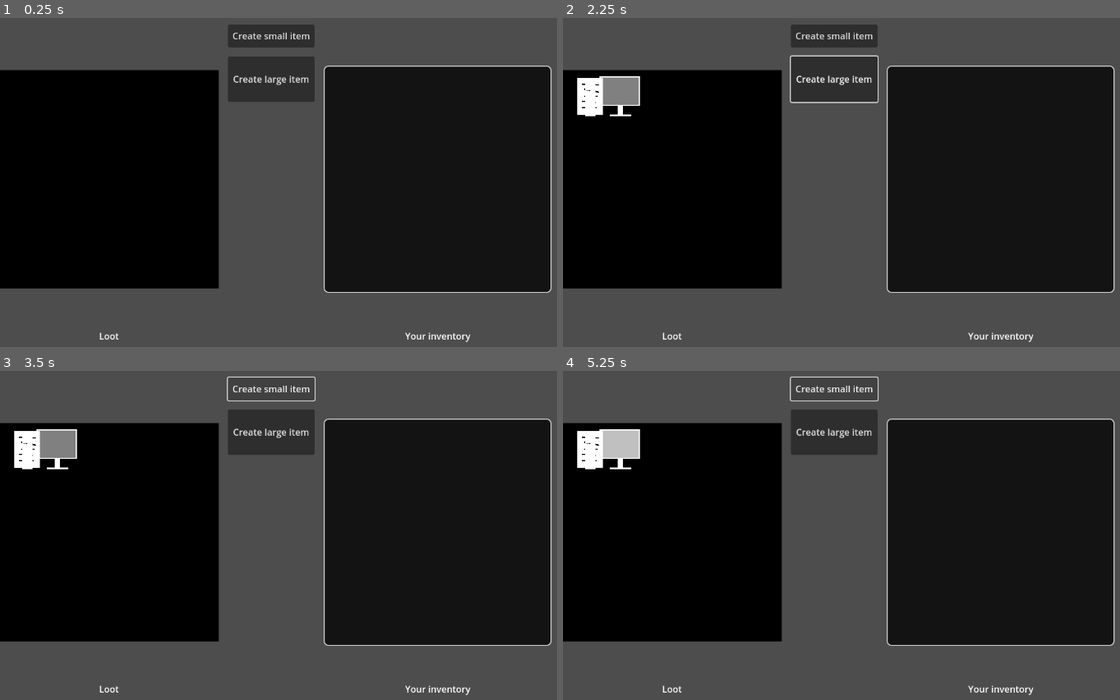
Above: before the commit, frames 1-4 (two rows, left to right).
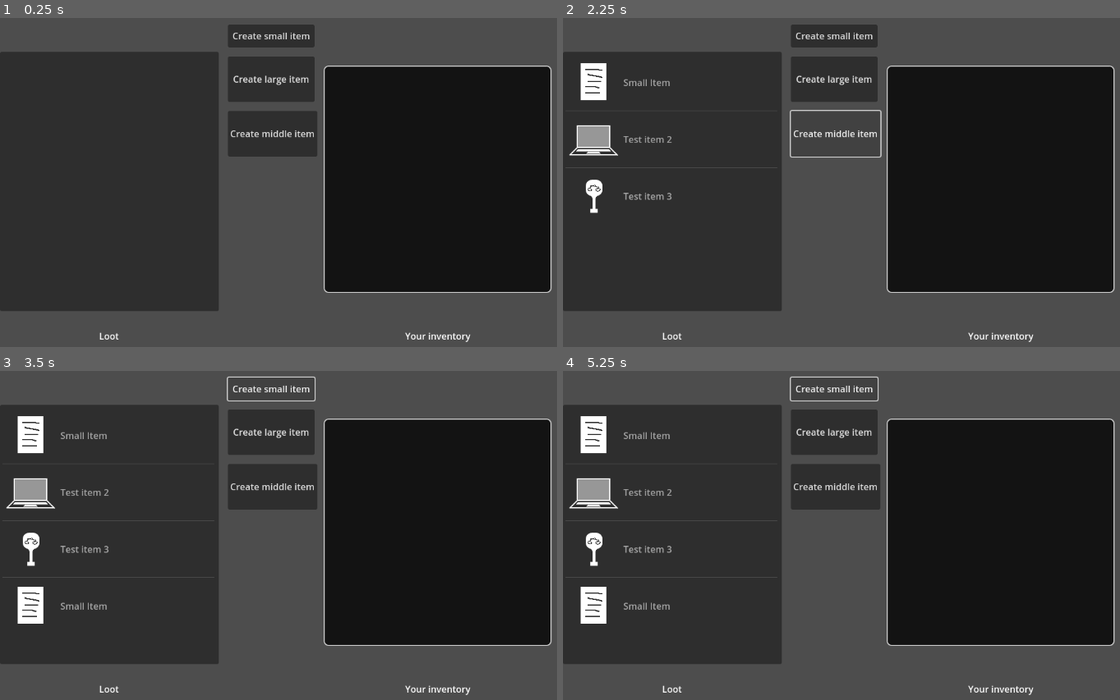
Above: after the commit, the same moments.

Repository: Yni-Viar/godot-scalable-inventory
Game: Godot game, scene res://InventorySystem/StorageInventory/InventorySpace.tscn
Same seed, same stepped clock (60 frames per second), same inputs: the game is played once before the commit and once after it. Before the commit the project starts from res://InventorySystem/InventoryPanel.tscn.
Inputs (mouse positions are in pixels of both pictures, inside the frame that each line leads up to):
- Up to frame 1 (0.25 s): no input
- Up to frame 2 (2.25 s): click "Create small item" at 0.5 s; click "Create large item" at 1.25 s; click (835, 133) at 2 s, where only the run after the commit has a clickable "Create middle item"
- Up to frame 3 (3.5 s): click "Create small item" at 2.75 s
- Up to frame 4 (5.25 s): click "Create large item" at 3.5 s; click (835, 486) at 4.25 s, where only the run after the commit has a clickable "Create middle item"; click "Create small item" at 5 s

The runs differ from the first frame. In frame 1, 33% of the frame differs, in the area x 0-57%, y 10-90%; in frame 2, 31%; in frame 3, 33%; in frame 4, 33%.

Commit message:
Scalable inventory V2

Diff:
--- a/src/InventorySystem/InventoryDock.gd
+++ /dev/null
@@ -1,17 +0,0 @@
-extends ColorRect
-## Made by Yni, licensed under Unlicense.
-
-# Called when the node enters the scene tree for the first time.
-#func _ready():
-	#pass # Replace with function body.
-
-
-# Called every frame. 'delta' is the elapsed time since the previous frame.
-#func _process(delta):
-	#pass
-
-func _gui_input(event):
-	#if Input.is_action_just_released("inventory_select"):
-		#get_parent().get_parent().get_parent().rpc("hold_item", -1)
-		#get_tree().root.get_node("Main/Game/PlayerUI").input_values("inventory")
-	pass
--- /dev/null
+++ b/src/InventorySystem/Items/HighItem.tres
@@ -0,0 +1,22 @@
+[gd_resource type="Resource" script_class="Item" load_steps=4 format=3 uid="uid://ccgr3lh4u7jg0"]
+
+[ext_resource type="Script" path="res://InventorySystem/Items/Item.gd" id="1_nwpi3"]
+[ext_resource type="Texture2D" uid="uid://buc0f503d16yc" path="res://InventorySystem/Items/Res/disarmer_slot.png" id="2_oaoe2"]
+[ext_resource type="Texture2D" uid="uid://b1okrwn1wfolr" path="res://InventorySystem/Items/Res/disarmer.png" id="3_detqt"]
+
+[resource]
+script = ExtResource("1_nwpi3")
+id = 2
+name = "Test item 3"
+texture_tiled = ExtResource("3_detqt")
+texture_slot = ExtResource("2_oaoe2")
+pickable_path = ""
+pickup_sound_path = ""
+size = Vector2i(1, 2)
+one_time_use = false
+usage = 0
+upgrade_rough = Array[int]([])
+upgrade_coarse = Array[int]([])
+upgrade_one_to_one = Array[int]([])
+upgrade_fine = Array[int]([])
+upgrade_very_fine = Array[int]([])
--- a/src/InventorySystem/Items/Item.gd
+++ b/src/InventorySystem/Items/Item.gd
@@ -1,38 +1,20 @@
 extends Resource
-## Made by Yni, licensed under Unlicense.
+## Made by Yni, licensed under CC0.
 class_name Item
 
-@export var id: int
-@export var name: String
-@export var texture: Texture2D
-@export var size: Vector2i
-@export var pickable_path: String
-@export var pickup_sound_path: String
-@export var first_person_prefab_path: String
+enum Usage {NORMAL, ONE_TIME, ONE_TIME_DROP}
+
+@export var id: int = 0
+@export var name: String = ""
+@export var texture_tiled: Texture2D = null
+@export var texture_slot: Texture2D = null
+@export var pickable_path: String = ""
+@export var pickup_sound_path: String = ""
+@export var size: Vector2i = Vector2i.ZERO
 @export var one_time_use: bool
-@export var upgrade_rough: Array[int]
-@export var upgrade_coarse: Array[int]
-@export var upgrade_one_to_one: Array[int]
-@export var upgrade_fine: Array[int]
-@export var upgrade_very_fine: Array[int]
-
-
-# Make sure that every parameter has a default value.
-# Otherwise, there will be problems with creating and editing
-# your resource via the inspector.
-func _init(p_id = 0, p_name = "", p_texture = null, p_size = Vector2i.ZERO, p_pickable_path = "", p_pickup_sound_path = "",
-p_first_person_prefab_path = "", p_one_time_use = false, p_rough: Array[int] = [], p_coarse: Array[int] = [],
-p_one_to_one: Array[int] = [], p_fine: Array[int] = [], p_very_fine: Array[int] = []):
-	id = p_id
-	name = p_name
-	texture = p_texture
-	size = p_size
-	pickable_path = p_pickable_path
-	pickup_sound_path = p_pickup_sound_path
-	first_person_prefab_path = p_first_person_prefab_path
-	one_time_use = p_one_time_use
-	upgrade_rough = p_rough
-	upgrade_coarse = p_coarse
-	upgrade_one_to_one = p_one_to_one
-	upgrade_fine = p_fine
-	upgrade_very_fine = p_very_fine
+@export var usage: Usage = Usage.NORMAL
+@export var upgrade_rough: Array[int] = []
+@export var upgrade_coarse: Array[int] = []
+@export var upgrade_one_to_one: Array[int] = []
+@export var upgrade_fine: Array[int] = []
+@export var upgrade_very_fine: Array[int] = []
--- a/src/InventorySystem/Items/ItemRes.gd
+++ b/src/InventorySystem/Items/ItemRes.gd
@@ -1,5 +1,5 @@
 extends Resource
-## Made by Yni, licensed under Unlicense.
+## Made by Yni, licensed under CC0.
 class_name ItemRes
 
 
--- a/src/InventorySystem/Items/Items.tres
+++ b/src/InventorySystem/Items/Items.tres
@@ -1,9 +1,11 @@
-[gd_resource type="Resource" script_class="ItemRes" load_steps=4 format=3 uid="uid://ct7jbvbfedfef"]
+[gd_resource type="Resource" script_class="ItemRes" load_steps=6 format=3 uid="uid://ct7jbvbfedfef"]
 
+[ext_resource type="Script" path="res://InventorySystem/Items/Item.gd" id="1_i02hd"]
 [ext_resource type="Resource" uid="uid://b5yg7g3px168a" path="res://InventorySystem/Items/SmallItem.tres" id="1_kr5q5"]
 [ext_resource type="Script" path="res://InventorySystem/Items/ItemRes.gd" id="1_m5mtg"]
 [ext_resource type="Resource" uid="uid://dqd5j5hc2ur27" path="res://InventorySystem/Items/LargeItem.tres" id="2_mkuib"]
+[ext_resource type="Resource" uid="uid://ccgr3lh4u7jg0" path="res://InventorySystem/Items/HighItem.tres" id="4_toc5d"]
 
 [resource]
 script = ExtResource("1_m5mtg")
-items = Array[Resource("res://InventorySystem/Items/Item.gd")]([ExtResource("1_kr5q5"), ExtResource("2_mkuib")])
+items = Array[ExtResource("1_i02hd")]([ExtResource("1_kr5q5"), ExtResource("2_mkuib"), ExtResource("4_toc5d")])
--- a/src/InventorySystem/Items/LargeItem.tres
+++ b/src/InventorySystem/Items/LargeItem.tres
@@ -1,18 +1,20 @@
-[gd_resource type="Resource" script_class="Item" load_steps=3 format=3 uid="uid://dqd5j5hc2ur27"]
+[gd_resource type="Resource" script_class="Item" load_steps=4 format=3 uid="uid://dqd5j5hc2ur27"]
 
 [ext_resource type="Script" path="res://InventorySystem/Items/Item.gd" id="1_j3j5r"]
-[ext_resource type="Texture2D" uid="uid://bu7yapxm6r47i" path="res://InventorySystem/Items/Res/test1.png" id="2_i5n6w"]
+[ext_resource type="Texture2D" uid="uid://byknqauqc6inv" path="res://InventorySystem/Items/Res/pc_slot.png" id="2_j5ukg"]
+[ext_resource type="Texture2D" uid="uid://clkak0arkk474" path="res://InventorySystem/Items/Res/pc.png" id="3_2tyct"]
 
 [resource]
 script = ExtResource("1_j3j5r")
 id = 1
 name = "Test item 2"
-texture = ExtResource("2_i5n6w")
-size = Vector2i(2, 2)
+texture_tiled = ExtResource("3_2tyct")
+texture_slot = ExtResource("2_j5ukg")
 pickable_path = ""
 pickup_sound_path = ""
-first_person_prefab_path = ""
+size = Vector2i(2, 2)
 one_time_use = false
+usage = 0
 upgrade_rough = Array[int]([])
 upgrade_coarse = Array[int]([])
 upgrade_one_to_one = Array[int]([])
--- a/src/InventorySystem/Items/SmallItem.tres
+++ b/src/InventorySystem/Items/SmallItem.tres
@@ -7,12 +7,13 @@
 script = ExtResource("1_3otqs")
 id = 0
 name = "Small Item"
-texture = ExtResource("2_cejjs")
-size = Vector2i(1, 1)
+texture_tiled = ExtResource("2_cejjs")
+texture_slot = ExtResource("2_cejjs")
 pickable_path = ""
 pickup_sound_path = ""
-first_person_prefab_path = ""
+size = Vector2i(1, 1)
 one_time_use = false
+usage = 0
 upgrade_rough = Array[int]([])
 upgrade_coarse = Array[int]([])
 upgrade_one_to_one = Array[int]([])
--- /dev/null
+++ b/src/InventorySystem/MiniInventory/Inventory.gd
@@ -0,0 +1,58 @@
+extends Node
+## Simple inventory
+## Created by Yni, licensed under CC0
+class_name Inventory
+
+signal update_inventory
+## Where the items are contained
+@export var inventory_storage: Array[Item] = []
+## Inventory size
+@export var size: int:
+	set(val):
+		size = val
+		inventory_storage.clear()
+		if val > 1:
+			for i in range(size):
+				inventory_storage.append(null)
+
+# Called when the node enters the scene tree for the first time.
+func _ready() -> void:
+	size = get_parent().max_items_outside_inventory
+
+
+# Called every frame. 'delta' is the elapsed time since the previous frame.
+func _process(delta: float) -> void:
+	pass
+
+## Adds item as last
+func add_item(item: Item) -> bool:
+	for i in range(size):
+		if inventory_storage[i] != null:
+			continue
+		else:
+			inventory_storage[i] = item
+			update_inventory.emit()
+			return true
+	printerr("The max item limit is reached")
+	return false
+## Sets item by id
+func set_item(id: int, item: Item) -> bool:
+	if id > size || id < 0:
+		printerr("Value not valid")
+		return false
+	inventory_storage[id] = item
+	update_inventory.emit()
+	return true
+## Finds and removes item.
+func remove_item(id: int, drop: bool) -> void:
+	#if drop:
+		#get_tree().root.get_node("Game/Items").object_spawner(inventory_storage[id], get_parent().global_position)
+	inventory_storage.pop_at(id)
+	inventory_storage.append(null)
+	update_inventory.emit()
+## Finds item by name
+func find_item(item_name: String) -> Item:
+	for inv in inventory_storage:
+		if inv.name == item_name:
+			return inv
+	return null
--- /dev/null
+++ b/src/InventorySystem/MiniInventory/InventoryUI.gd
@@ -0,0 +1,114 @@
+extends ItemList
+## Inventory UI
+## Created by Yni, licensed under CC0
+
+var interact_busy: bool = false
+var inv: Inventory
+var using_index: int = -1
+	#set(val):
+		#get_parent().get_node("UseItem").disabled = (val == -1)
+		#get_parent().get_node("RemoveItem").disabled = (val == -1)
+		#using_index = val
+
+# Called when the node enters the scene tree for the first time.
+func _ready() -> void:
+	pass # Replace with function body.
+
+
+# Called every frame. 'delta' is the elapsed time since the previous frame.
+func _process(delta: float) -> void:
+	pass
+
+## Updates item list, by removing previous content, and ading new.
+## Do NOT call this in process - it may cause lag.
+func update_inventory(inventory: Inventory):
+	clear()
+	inv = inventory
+	for inv in inventory.inventory_storage:
+		if inv != null:
+			add_item(inv.name, inv.texture_slot, true)
+
+
+func _on_item_clicked(index: int, at_position: Vector2, mouse_button_index: int) -> void:
+	using_index = index
+
+	# Example code from SCP: Containing Procedures
+	#var pickable_path: String = inv.inventory_storage[using_index].pickable_path
+	#var puppet_mesh = inv.get_parent().get_node("Puppet")
+	#puppet_mesh.secondary_state = puppet_mesh.SecondaryState.ITEM
+	#if puppet_mesh.get_node_or_null(puppet_mesh.armature_name + "/Skeleton3D/ItemAttachment/Marker3D") != null:
+		#var puppet_hand: Marker3D = puppet_mesh.get_node(puppet_mesh.armature_name + "/Skeleton3D/ItemAttachment/Marker3D")
+		#if puppet_hand.get_children().size() > 0:
+			#for item in puppet_hand.get_children():
+				#item.queue_free()
+		#var pickable: ItemPickable = load(pickable_path).instantiate()
+		#pickable.freeze = true
+		#puppet_mesh.get_node(puppet_mesh.armature_name + "/Skeleton3D/ItemAttachment/Marker3D").add_child(pickable)
+
+## Sample interact with Tileable inventory
+func _on_item_activated(index: int) -> void:
+	var item: InventorySlot = get_parent().add_item(inv.inventory_storage[index].id)
+	var inv_panel: InventorySpace = get_parent().get_node("InventoryPanel")
+	for i in range(inv_panel.max_items.x):
+		for j in range(inv_panel.max_items.y):
+			if get_parent().item_move(item, Vector2(get_parent().tile_size.x * i + 8, get_parent().tile_size.y * j + 8)):
+				get_parent().get_node("TileInventory").remove_item(index, false)
+				return
+	item.queue_free()
+
+
+#func _on_use_item_button_down() -> void:
+	#if !interact_busy && using_index != -1:
+		#interact_busy = true
+		#match inv.inventory_storage[using_index].usage:
+			#0:
+				#Only use, not remove
+				#use_or_remove(1)
+			#1:
+				# Use AND remove
+				#use_or_remove(2)
+			#2:
+				# Use and drop
+				#use_or_remove(3)
+
+
+#func _on_remove_item_button_down() -> void:
+	#if !interact_busy && using_index != -1:
+		#interact_busy = true
+		# Only remove, not use
+		#use_or_remove(0)
+
+#func _on_button_up() -> void:
+	#interact_busy = false
+
+# usage: 0 is "remove", 1 is "use", 2 is "use and remove", 3 is "use and drop"
+# Example code from SCP: Containing Procedures
+#func use_or_remove(usage: int):
+	#var pickable_path: String = inv.inventory_storage[using_index].pickable_path
+	#var pickable: ItemPickable
+	#if usage == 3: # Drop item and use them
+		#pickable = load(pickable_path).instantiate()
+		#pickable.freeze = false
+		#pickable.position = inv.get_parent().global_position
+		#get_tree().root.get_node("Game/Items").add_child(pickable)
+		#pickable.call("use", inv.get_parent(), inv.get_parent())
+	#var puppet_mesh = inv.get_parent().get_node("Puppet")
+	#if puppet_mesh.get_node_or_null(puppet_mesh.armature_name + "/Skeleton3D/ItemAttachment/Marker3D") != null:
+		#var puppet_hand: Marker3D = puppet_mesh.get_node(puppet_mesh.armature_name + "/Skeleton3D/ItemAttachment/Marker3D")
+		#if puppet_hand.get_children().size() > 0:
+			#if usage == 1 || usage == 2: # Use item, while holding in hand
+				#pickable = puppet_hand.get_child(0)
+				#pickable.call("use", inv.get_parent(), inv.get_parent())
+			#if usage != 1:
+				#for item in puppet_hand.get_children():
+					#item.queue_free()
+	#if usage == 0 || usage == 2 || usage == 3: #Remove the item from the inventory
+		#if usage == 0:
+			#inv.remove_item(using_index, true)
+		#else:
+			#inv.remove_item(using_index, false)
+		#update_inventory(inv)
+
+
+func _on_inventory_update_inventory() -> void:
+	update_inventory(get_parent().get_node("TileInventory"))
--- a/src/InventorySystem/InventoryManagement.gd
+++ b/src/InventorySystem/StorageInventory/InventoryManagement.gd
@@ -39,19 +39,20 @@
 
 #@rpc("any_peer", "call_local")
 ## Adds item to loot storage
-func add_item(item_id: int):
+func add_item(item_id: int) -> InventorySlot:
 	if item_counter >= max_items_outside_inventory:
 		return
 	else:
 		item_counter += 1
 	var item: Item = item_res_path.items[item_id]
 	var item_prefab: InventorySlot = InventorySlot.new()
-	item_prefab.global_position = $DockPanel.global_position
+	item_prefab.global_position = Vector2(-16, -16)
 	item_prefab.item_id = item.id
-	item_prefab.texture = item.texture
+	item_prefab.texture = item.texture_tiled
 	item_prefab.mouse_filter = Control.MOUSE_FILTER_STOP
 	item_prefab.connect("gui_input", Callable(self, "on_gui_input").bind(item_prefab))
 	add_child(item_prefab, true)
+	return item_prefab
 ## Handles selecting and removing items
 func on_gui_input(event: InputEvent, prefab: InventorySlot):
 	if event.is_action_pressed("inventory_select"):
@@ -81,24 +82,28 @@
 
 	if event.is_action_released("inventory_remove_item"):
 		remove_item(prefab.get_path(), true)
-## Moves item to the inventory or cheange position inside inventory.
-func item_move(item: InventorySlot, pos: Vector2):
-	if item.first_start:
+## Moves item to the inventory or change position inside inventory.
+func item_move(item: InventorySlot, pos: Vector2) -> bool:
+	var status: bool = true
+	item.position = ($InventoryPanel.global_position + pos).snapped(tile_size)
+	if !$InventoryPanel.get_rect().intersection(item.get_rect()) == item.get_rect():
+		item.position = item_prev_position
+		status = false
+	for item_check in items_array:
+		if item_check.name != item.name:
+			if item_check.get_rect().intersects(item.get_rect()):
+				item.position = item_prev_position
+				status = false
+	if item.first_start && status:
 		item_counter -= 1
 		items_array.append(item)
 		item_added.emit(item.item_id)
 		item.first_start = false
-	item.position = ($InventoryPanel.global_position + pos).snapped(tile_size)
-	if !$InventoryPanel.get_rect().intersection(item.get_rect()) == item.get_rect():
-		item.position = item_prev_position
-	for item_check in items_array:
-		if item_check.name != item.name:
-			if item_check.get_rect().intersection(item.get_rect()) == item.get_rect():
-				item.position = item_prev_position
 	item_prev_position = Vector2.ZERO
+	return status
 ## Removes item and calls signal (e.g. for dropping item on the ground)
-@rpc("any_peer", "call_local")
-func remove_item(prefab_path: String, spawn_item: bool):
+#@rpc("any_peer", "call_local")
+func remove_item(prefab_path: String, spawn_item: bool) -> void:
 	var prefab = get_node(prefab_path)
 	prefab.disconnect("gui_input", Callable(self, "on_gui_input").bind(prefab))
 	#if spawn_item:
@@ -109,7 +114,7 @@
 	items_array.erase(prefab)
 	prefab.queue_free()
 ## Helper function, for removing item by it's index, dependent on remove_item function
-func remove_item_by_index(index: int, spawn_item: bool):
+func remove_item_by_index(index: int, spawn_item: bool) -> void:
 	var item: Item = item_res_path.items[index]
 	for node in get_children():
 		if "item_id" in node:
--- a/src/InventorySystem/InventorySlot.tscn
+++ b/src/InventorySystem/StorageInventory/InventorySlot.tscn
@@ -1,6 +1,6 @@
 [gd_scene load_steps=2 format=3 uid="uid://c625o73wt84tt"]
 
-[ext_resource type="Script" path="res://InventorySystem/InventorySlot.gd" id="1_vhstn"]
+[ext_resource type="Script" path="res://InventorySystem/StorageInventory/InventorySlot.gd" id="1_vhstn"]
 
 [node name="InventorySlot" type="TextureRect"]
 offset_right = 32.0
--- a/src/InventorySystem/InventoryPanel.gd
+++ b/src/InventorySystem/StorageInventory/InventorySpace.gd
@@ -1,6 +1,9 @@
 extends Panel
 ## Inventory panel.
 ## Made by Yni, licensed under Unlicense.
+class_name InventorySpace
+
+@export var max_items: Vector2i = Vector2i(4, 4)
 
 # Called when the node enters the scene tree for the first time.
 #func _ready():
--- a/src/InventorySystem/InventoryPanel.tscn
+++ b/src/InventorySystem/StorageInventory/InventorySpace.tscn
@@ -1,9 +1,10 @@
-[gd_scene load_steps=6 format=3 uid="uid://de8sgghqvldw3"]
+[gd_scene load_steps=7 format=3 uid="uid://de8sgghqvldw3"]
 
-[ext_resource type="Script" path="res://InventorySystem/InventoryManagement.gd" id="1_yykdm"]
-[ext_resource type="Script" path="res://InventorySystem/InventoryDock.gd" id="4_2xcnr"]
-[ext_resource type="Script" path="res://InventorySystem/InventoryPanel.gd" id="4_ss8mb"]
-[ext_resource type="Script" path="res://InventorySystem/Test.gd" id="5_mjofq"]
+[ext_resource type="Script" path="res://InventorySystem/StorageInventory/InventoryManagement.gd" id="1_ofdvd"]
+[ext_resource type="Script" path="res://InventorySystem/StorageInventory/InventorySpace.gd" id="2_5nrmb"]
+[ext_resource type="Script" path="res://InventorySystem/Test.gd" id="3_cxk41"]
+[ext_resource type="Script" path="res://InventorySystem/MiniInventory/InventoryUI.gd" id="4_4f5k2"]
+[ext_resource type="Script" path="res://InventorySystem/MiniInventory/Inventory.gd" id="5_7m7qb"]
 
 [sub_resource type="StyleBoxFlat" id="StyleBoxFlat_5oml0"]
 bg_color = Color(0, 0, 0, 0.752941)
@@ -24,37 +25,23 @@
 grow_horizontal = 2
 grow_vertical = 2
 mouse_filter = 2
-script = ExtResource("1_yykdm")
+script = ExtResource("1_ofdvd")
 
 [node name="InventoryPanel" type="Panel" parent="."]
 layout_mode = 1
 anchors_preset = -1
 anchor_left = 0.667
-anchor_top = 0.691
+anchor_top = 0.444
 anchor_right = 0.667
-anchor_bottom = 0.691
+anchor_bottom = 0.444
 offset_left = -200.384
-offset_top = -359.768
+offset_top = -199.712
 offset_right = 199.616
-offset_bottom = 40.232
+offset_bottom = 200.288
 grow_horizontal = 2
 grow_vertical = 2
 theme_override_styles/panel = SubResource("StyleBoxFlat_5oml0")
-script = ExtResource("4_ss8mb")
-
-[node name="DockPanel" type="ColorRect" parent="."]
-layout_mode = 1
-anchors_preset = -1
-anchor_left = 0.167
-anchor_top = 0.444
-anchor_right = 0.167
-anchor_bottom = 0.444
-offset_left = -192.384
-offset_top = -191.712
-offset_right = 191.616
-offset_bottom = 192.288
-color = Color(0, 0, 0, 1)
-script = ExtResource("4_2xcnr")
+script = ExtResource("2_5nrmb")
 
 [node name="Label" type="Label" parent="."]
 layout_mode = 1
@@ -114,8 +101,43 @@
 offset_right = 76.224
 offset_bottom = 39.896
 text = "Create large item"
-script = ExtResource("5_mjofq")
+script = ExtResource("3_cxk41")
 item_index = 1
+
+[node name="Button3" type="Button" parent="."]
+layout_mode = 1
+anchors_preset = -1
+anchor_left = 0.417
+anchor_top = 0.321
+anchor_right = 0.417
+anchor_bottom = 0.321
+offset_left = -80.384
+offset_top = -40.008
+offset_right = 76.616
+offset_bottom = 39.992
+text = "Create middle item"
+script = ExtResource("3_cxk41")
+item_index = 2
+
+[node name="ItemList" type="ItemList" parent="."]
+layout_mode = 1
+anchors_preset = -1
+anchor_left = 0.167
+anchor_top = 0.451
+anchor_right = 0.167
+anchor_bottom = 0.451
+offset_left = -192.384
+offset_top = -228.248
+offset_right = 191.616
+offset_bottom = 227.752
+script = ExtResource("4_4f5k2")
+
+[node name="TileInventory" type="Node" parent="."]
+script = ExtResource("5_7m7qb")
 
 [connection signal="pressed" from="Button" to="Button" method="_on_pressed"]
 [connection signal="pressed" from="Button2" to="Button2" method="_on_pressed"]
+[connection signal="pressed" from="Button3" to="Button3" method="_on_pressed"]
+[connection signal="item_activated" from="ItemList" to="ItemList" method="_on_item_activated"]
+[connection signal="item_clicked" from="ItemList" to="ItemList" method="_on_item_clicked"]
+[connection signal="update_inventory" from="TileInventory" to="ItemList" method="_on_inventory_update_inventory"]
--- a/src/InventorySystem/Test.gd
+++ b/src/InventorySystem/Test.gd
@@ -4,4 +4,4 @@
 @export var item_index: int = 0
 
 func _on_pressed():
-	get_parent().add_item(item_index)
+	get_parent().get_node("TileInventory").add_item(get_parent().item_res_path.items[item_index])
--- a/src/project.godot
+++ b/src/project.godot
@@ -12,9 +12,15 @@
 
 config/name="Godot Tile Inventory"
 config/tags=PackedStringArray("inventory", "template")
-run/main_scene="res://InventorySystem/InventoryPanel.tscn"
+run/main_scene="res://InventorySystem/StorageInventory/InventorySpace.tscn"
 config/features=PackedStringArray("4.3", "GL Compatibility")
 config/icon="res://icon.png"
+
+[file_customization]
+
+folder_colors={
+"res://InventorySystem/": "yellow"
+}
 
 [input]
 
Binary file added: src/InventorySystem/Items/Res/disarmer.png
Not shown, changed: src/InventorySystem/Items/Res/disarmer.png.import
Binary file added: src/InventorySystem/Items/Res/disarmer_slot.png
Not shown, added: src/InventorySystem/Items/Res/disarmer_slot.png.import
Binary file added: src/InventorySystem/Items/Res/pc.png
Not shown, added: src/InventorySystem/Items/Res/pc.png.import
Binary file added: src/InventorySystem/Items/Res/pc_slot.png
Not shown, changed: src/InventorySystem/Items/Res/pc_slot.png.import
Binary file removed: src/InventorySystem/Items/Res/test1.png
Renamed: src/InventorySystem/InventoryItemBackground.png -> src/InventorySystem/StorageInventory/InventoryItemBackground.png
Not shown, changed: src/InventorySystem/StorageInventory/InventoryItemBackground.png.import
Renamed: src/InventorySystem/InventoryItemLarge.png -> src/InventorySystem/StorageInventory/InventoryItemLarge.png
(and 6 more such lines)
